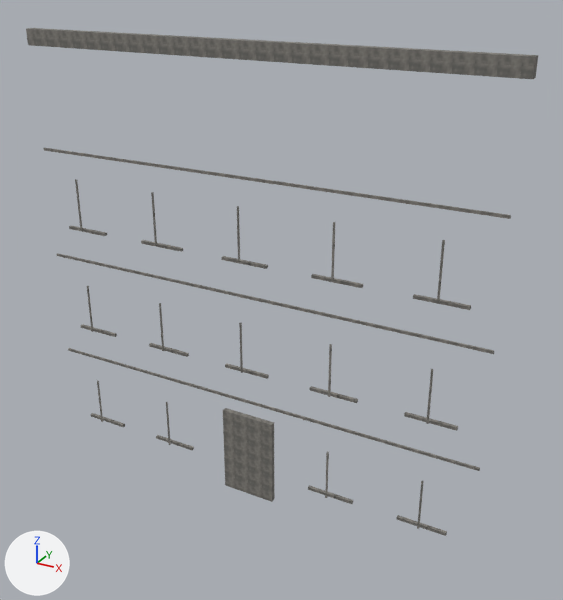
Before and after pictures for a commit that changed the OBJ model resources/blender/zombie_street/Street_BlockR2_Trim.obj.
The view is the same before and after, from a 50 mm lens placed at (9.82, -15.85, 13.72), pointed at (0.86, 0.44, 5.58). Arrows for +X, +Y and +Z are at lower left; the lights stay in place. The older version comes first. Where no turn or scale is listed for an object, it has been applied to the vertices.

Names of what the first picture shows: 'Street_BlockR2_Trim'.
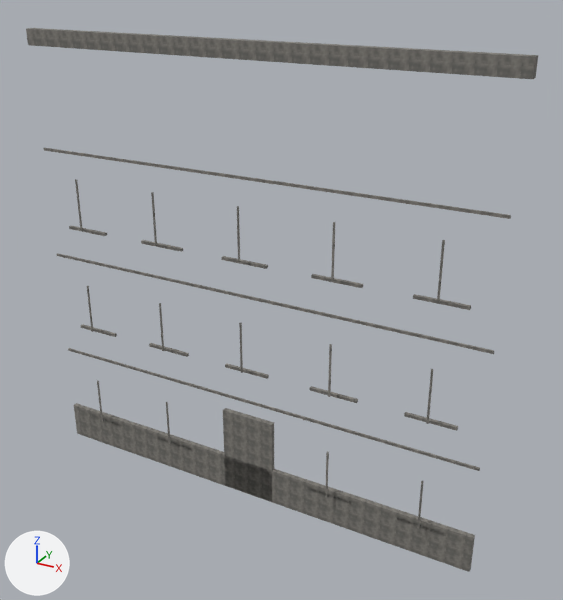
Pixel boxes [x1, y1, x2, y2] of what changed, in the pictures (563 x 600 px):
'Street_BlockR2_Trim', reshaped (7% taller): before [26, 28, 538, 536]; after [26, 28, 538, 572]
part 1 of me_street_blockr2_trim, added: after [74, 403, 475, 572]

Diff of the bpy script that builds the scene:
```diff
--- a/resources/blender/zombie_street/Street_BlockR2_Trim.obj.py
+++ b/resources/blender/zombie_street/Street_BlockR2_Trim.obj.py
@@ me_street_blockr2_trim @@
 # used by ob_street_blockr2_trim; location = (0.0, 0.0, 0.0)
-me_street_blockr2_trim.from_pydata(...)  # 264 vertices, 396 faces; spans x -6.6..6.6, y -0.22..0.26, z -0.59..12.0
+me_street_blockr2_trim.from_pydata(...)  # 272 vertices, 408 faces; spans x -6.6..6.6, y -0.22..0.26, z -0.61..12.0
+# me_street_blockr2_trim part 1: a new loose piece, a box spanning x -6.56..6.56, y 0.0..0.13, z -0.61..0.48, in mat_trimstone (picture img_trimstone_png)
 me_street_blockr2_trim.materials.append(mat_trimstone)
```
